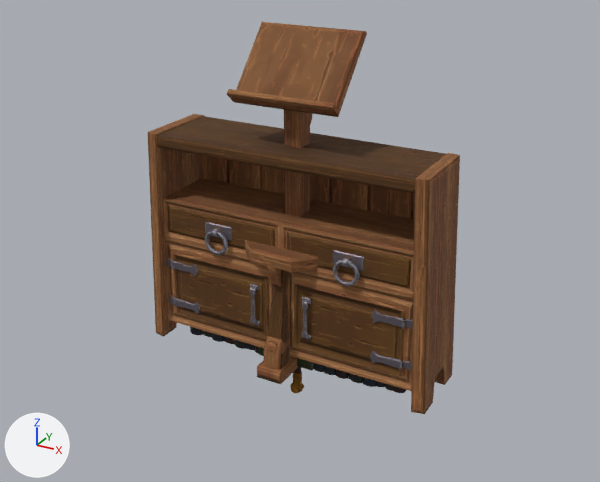
What one commit did to the glTF model apps/world/public/models/lib/fantasy-props.glb.
One viewpoint serves both versions: a 50 mm camera at (1.59, -2.87, 2.0) aimed at (0.02, -0.01, 0.57). Lighting does not change. The marker at lower left points along +X, +Y and +Z. The older version comes first. Where no turn or scale is listed for an object, it has been applied to the vertices.

Names of what the first picture shows: 'BookStand', 'Cabinet', 'Stool' and 5 more.
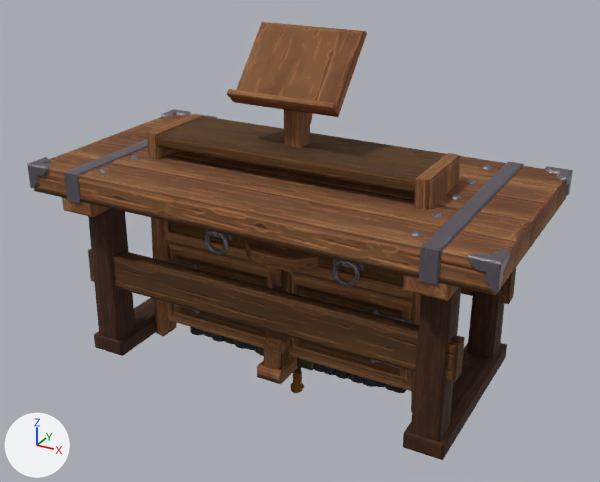
Pixel boxes [x1, y1, x2, y2] of what changed, in the pictures (600 x 482 px):
'Workbench', added (brown): after [27, 109, 573, 460]
    faces in mat_mi_trim_furniture_001: [34, 114, 566, 460]
    faces in mat_mi_trim_metal: [27, 109, 573, 293]

The change, as a diff of the scene's bpy script:
```diff
--- a/apps/world/public/models/lib/fantasy-props.glb.py
+++ b/apps/world/public/models/lib/fantasy-props.glb.py
@@ me_cube_163 @@
+me_cube_163.from_pydata(...)  # 884 vertices, 1368 faces; spans x -1.01..1.01, y -0.51..0.51, z -0.45..0.45
+# faces by material slot: [164, 1204]
+me_cube_163.materials.append(mat_mi_trim_furniture_001)
+me_cube_163.materials.append(mat_mi_trim_metal)
@@ ob_workbench @@
+ob_workbench = bpy.data.objects.new('Workbench', me_cube_163)
+ob_workbench.location = (0.0, 0.003, 0.447)
```
